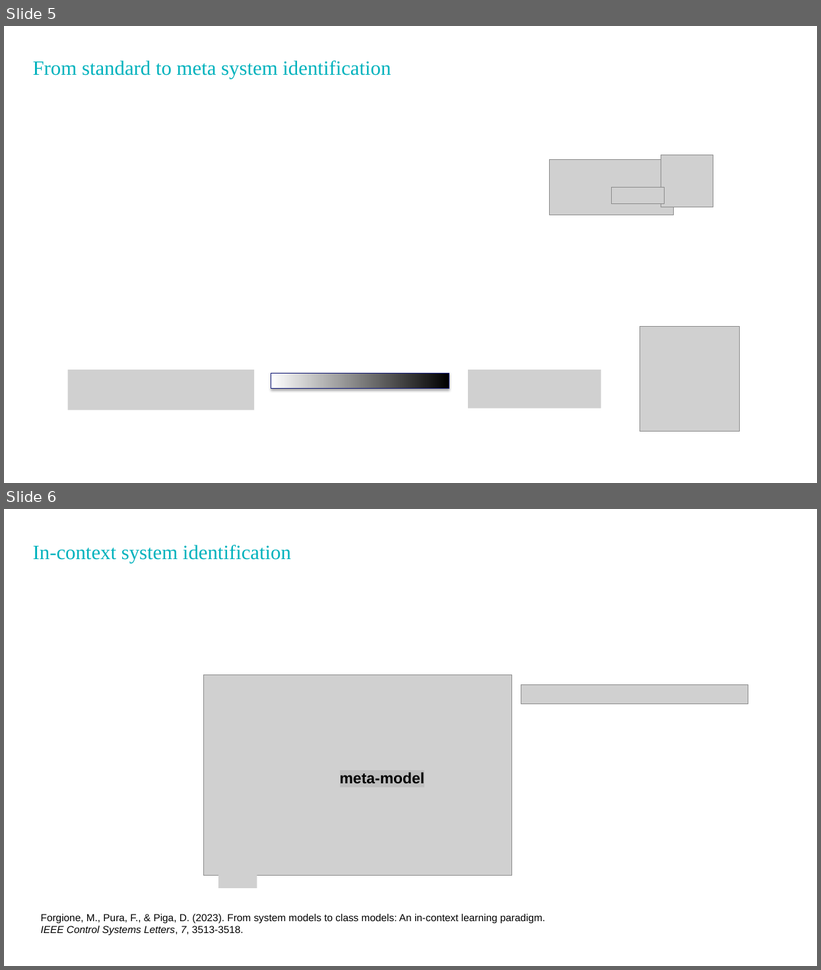
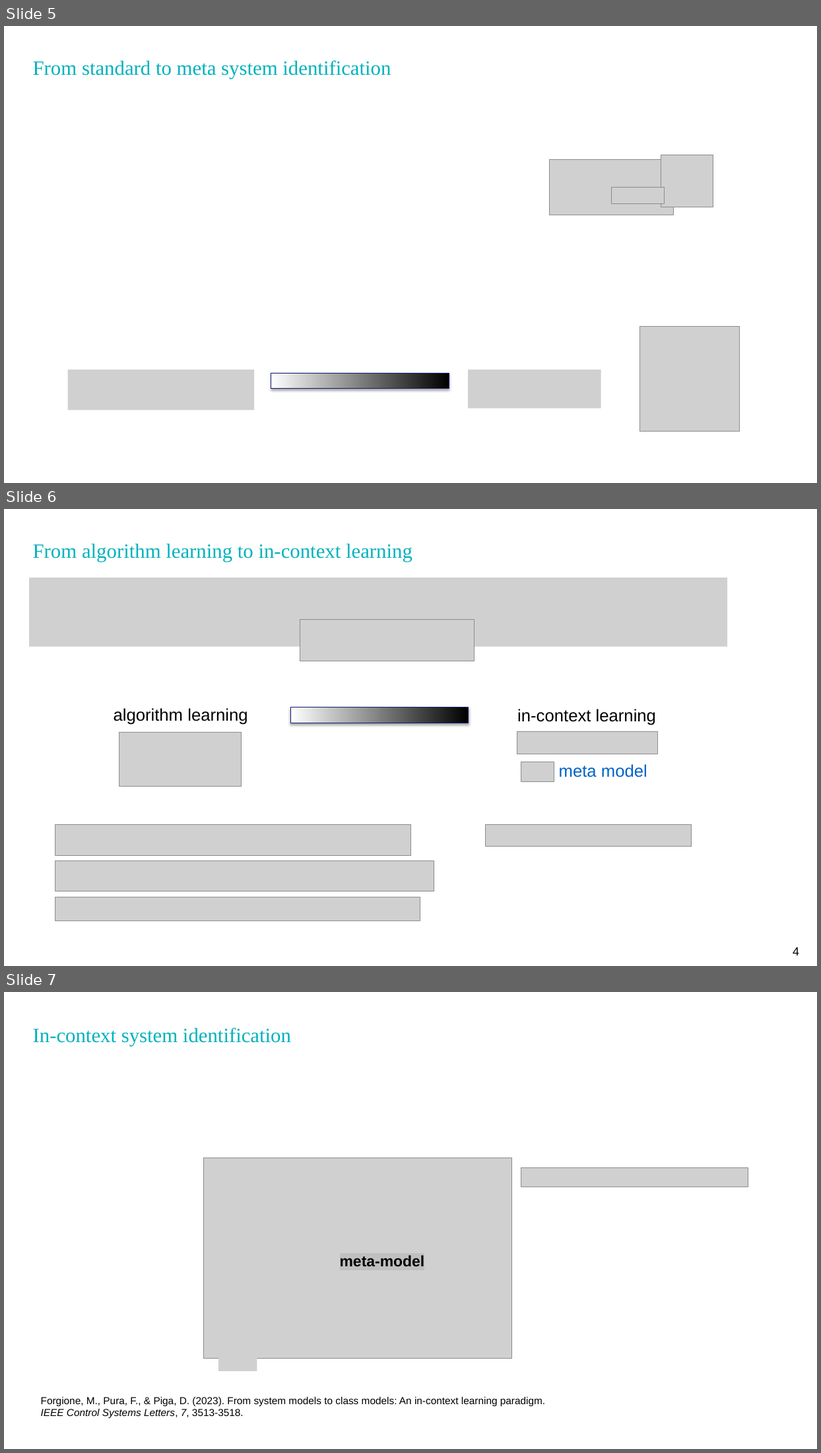
Before and after one commit to dariopi/Deep-Learning-for-System-Identification----EECI-Course----2026, a slide deck: lessons/06_meta_learning/meta_learning_sysid.pptx. Shown one above the other, each under a label of ours: slides 5 and 6 before the commit, slides 5, 6 and 7 after it. The pictures are 821x970 and 821x1453 pixels, drawn with LibreOffice and Linux fonts; fonts in the diff are those of the drawing; grey boxes stand for pictures. Boxes give left, top, right and bottom in pixels: in the first picture for what was removed or moved away, otherwise in the second. Text is boxed around its words. In the diff, an @@ line names an element or a change of style, - is before the commit and + after.

```diff
--- a/lessons/06_meta_learning/meta_learning_sysid.pptx
+++ b/lessons/06_meta_learning/meta_learning_sysid.pptx
@@ slide 6 added at [4, 509, 817, 966], background #FFFFFF @@
@@ title added at [33, 543, 413, 562], 24 pt, text #00B2BD @@
+From algorithm learning to in-context learning
@@ picture added at [29, 578, 727, 646] @@
@@ picture added at [300, 619, 475, 661] @@
@@ text added at [114, 708, 248, 725], 20 pt, text #000000 @@
+algorithm learning
@@ rectangle added at [290, 707, 469, 723], fill gradient #000000 to #FFFFFF, outline #111978 0.75 pt @@
@@ text added at [517, 709, 656, 725], 20 pt, text #000000 @@
+in-context learning
@@ picture added at [120, 733, 242, 787] @@
@@ picture added at [517, 732, 657, 755] @@
@@ picture added at [521, 762, 554, 782] @@
@@ text added at [559, 764, 648, 778], 20 pt, text #0063C8 @@
+meta model
@@ picture added at [55, 824, 411, 855] @@
@@ picture added at [485, 824, 692, 846] @@
@@ picture added at [55, 861, 434, 891] @@
@@ picture added at [55, 897, 420, 921] @@
@@ text added at [793, 947, 799, 956], 14 pt, text #000000 @@
+4
@@ what was slide 6 is now slide 7 @@
```
Also in this commit, not shown: 1 other slide added, 27 other files.
